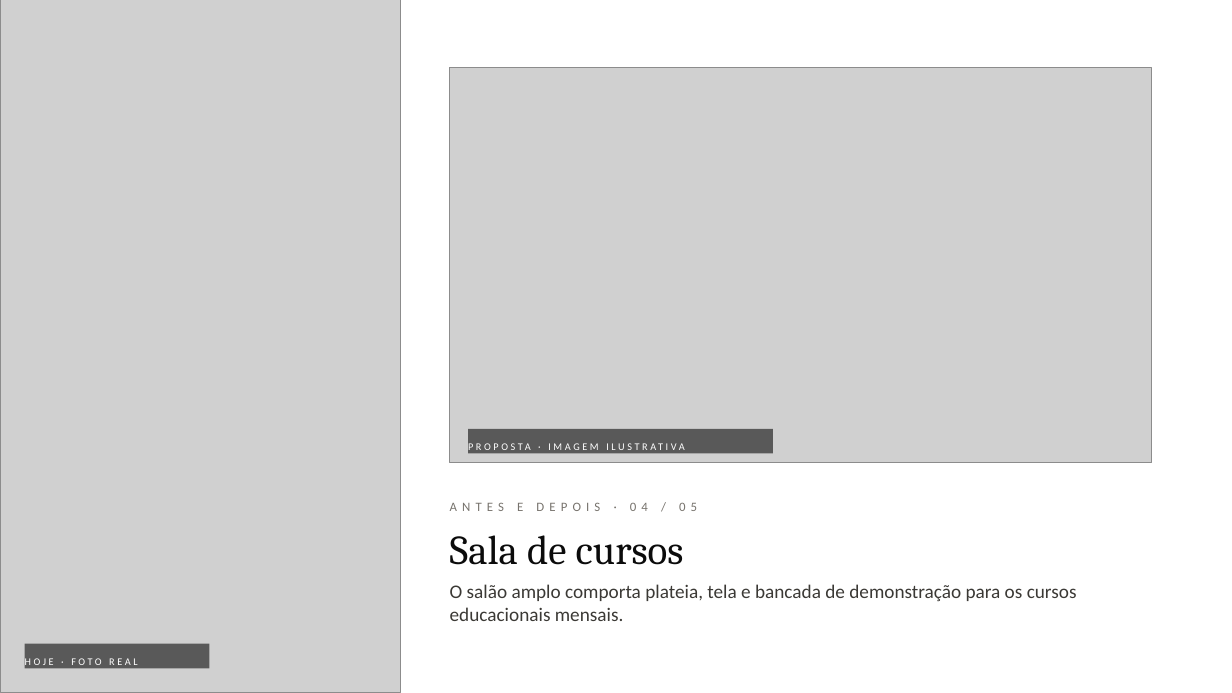
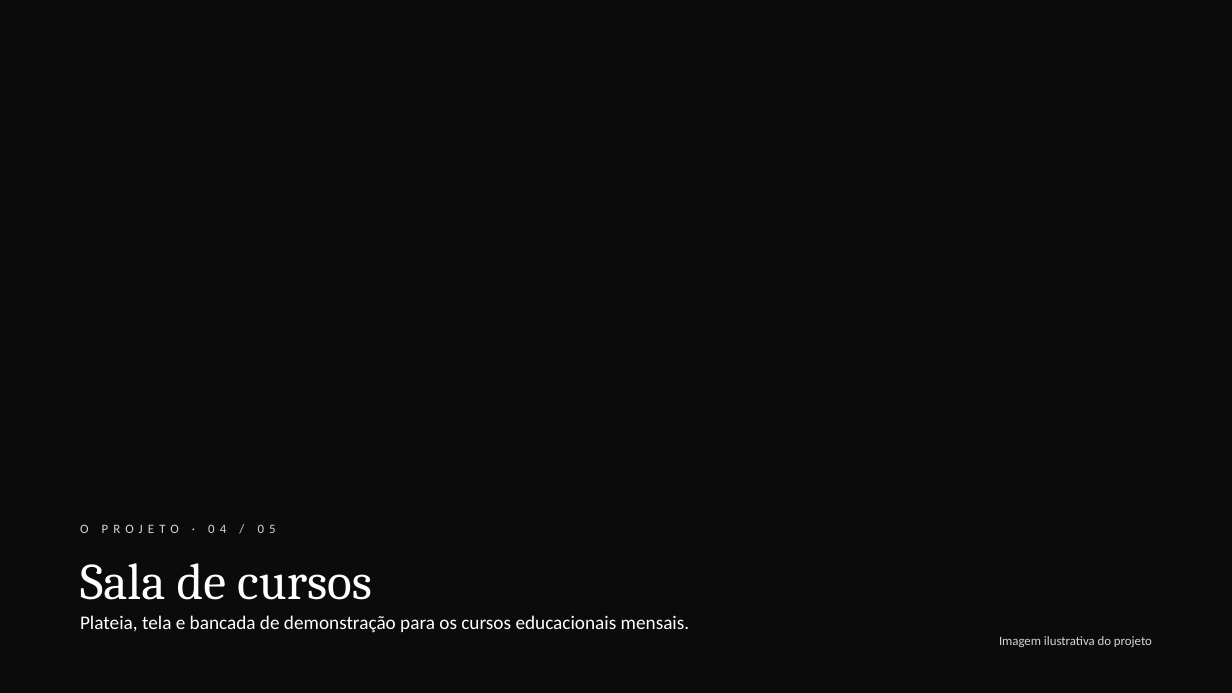
Before and after one commit to wcjesuino/casa-bhe, a slide deck: slide 7 of Bhe-Cota-de-Patrocinio.pptx. Drawn at 1232x693 pixels with LibreOffice and Linux fonts; fonts in the diff are those of the drawing; grey boxes stand for pictures; background and template pictures are left out. Boxes give left, top, right and bottom in pixels: in the first picture for what was removed or moved away, otherwise in the second. Text is boxed around its words. In the diff, an @@ line names an element or a change of style, - is before the commit and + after.

```diff
--- a/Bhe-Cota-de-Patrocinio.pptx
+++ b/Bhe-Cota-de-Patrocinio.pptx
@@ background #FFFFFF to picture (left out) @@
@@ picture removed at <box>0,0,400,693</box> @@
@@ picture removed at <box>450,67,1153,463</box> @@
@@ rectangle removed at <box>469,429,774,454</box> @@
-PROPOSTA · IMAGEM ILUSTRATIVA
@@ rectangle added at <box>0,493,1232,693</box>, fill #0B0B0B at 70% opacity @@
@@ text removed at <box>450,502,697,511</box> @@
-ANTES E DEPOIS · 04 / 05
@@ text added at <box>80,524,276,533</box>, 10 pt, text #D9D5CF @@
+O PROJETO · 04 / 05
@@ title "Sala de cursos": place and size @@
-title "Sala de cursos" at <box>450,535,684,565</box>
+title "Sala de cursos" at <box>80,563,372,600</box>
@@ title "Sala de cursos" at <box>80,563,372,600</box>: size 32 to 40 pt, text colour #0B0B0B to #FFFFFF @@
@@ text at <box>80,615,690,633</box>: text changed; text colour #3B3935 to #FFFFFF @@
-O salão amplo comporta plateia, tela e bancada de demonstração para os cursos educacionais mensais.
+Plateia, tela e bancada de demonstração para os cursos educacionais mensais.
@@ rectangle removed at <box>25,644,210,669</box> @@
-HOJE · FOTO REAL
@@ text added at <box>999,636,1152,647</box>, 10 pt, text #D9D5CF @@
+Imagem ilustrativa do projeto
```
Also in this commit, not shown: 4 other slides changed, 2 other files.
